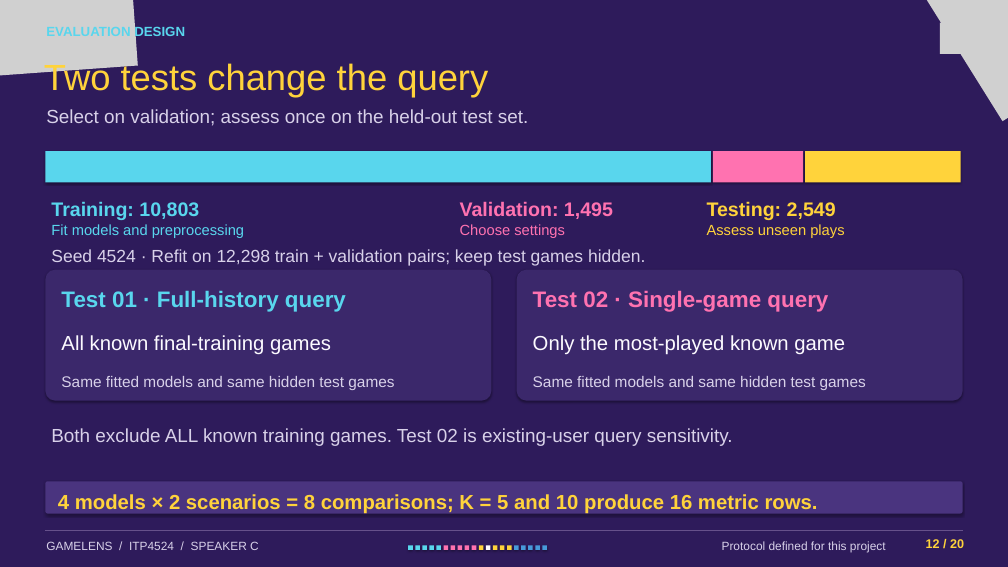
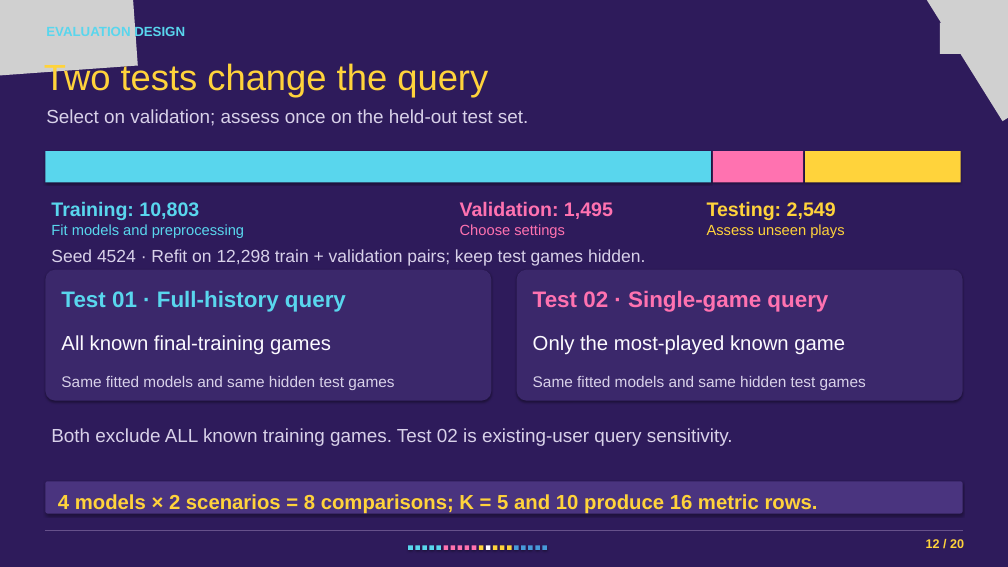
Before and after one commit to CalebChan411/ITP4524GP, a slide deck: slide 12 of part_b/game_recommendation/presentation.pptx. Drawn at 1008x567 pixels with LibreOffice and Linux fonts; fonts in the diff are those of the drawing; grey boxes stand for pictures. Boxes give left, top, right and bottom in pixels: in the first picture for what was removed or moved away, otherwise in the second. Text is boxed around its words. In the diff, an @@ line names an element or a change of style, - is before the commit and + after.

```diff
--- a/part_b/game_recommendation/presentation.pptx
+++ b/part_b/game_recommendation/presentation.pptx
@@ text removed at box(46, 541, 259, 550) @@
-GAMELENS / ITP4524 / SPEAKER C
@@ text removed at box(722, 541, 886, 553) @@
-Protocol defined for this project
```
Also in this commit, not shown: 17 other slides changed, 1 slide added, 1 slide removed, 4 other files.
